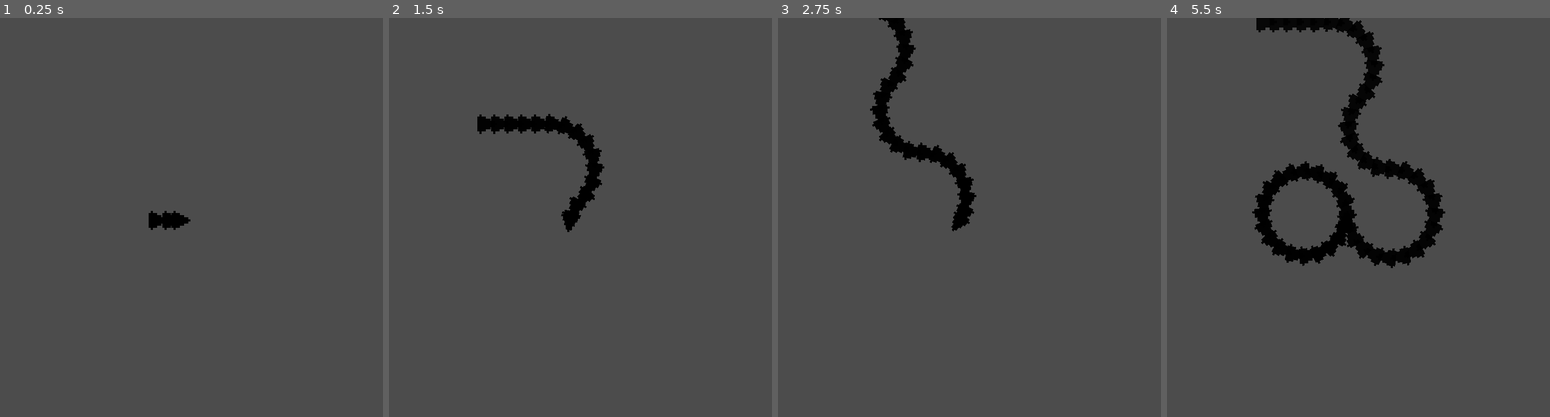
Above: before the commit, frames 1-4 (left to right).
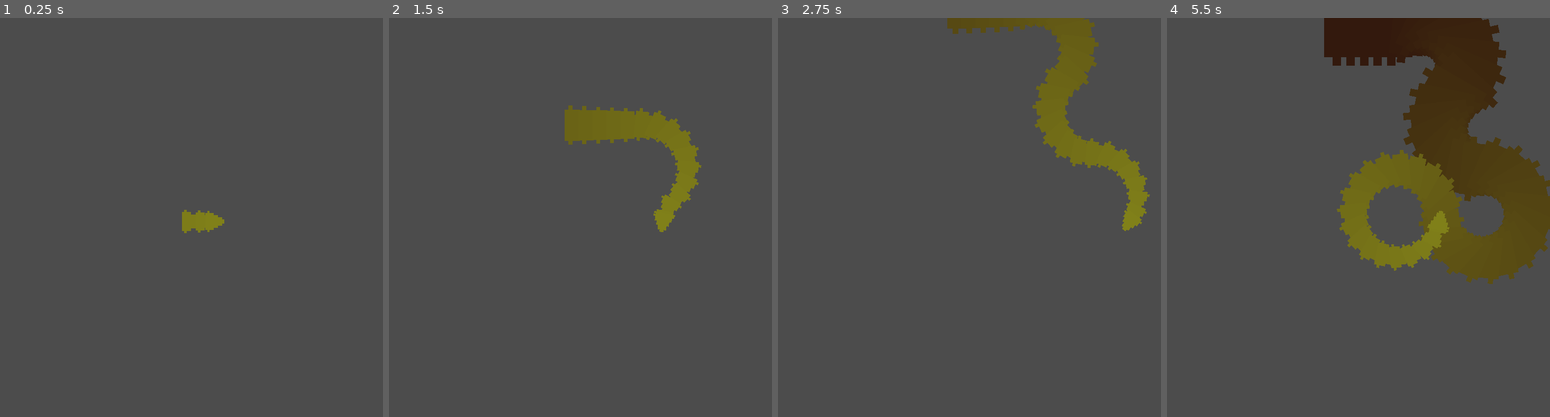
Above: after the commit, the same moments.

Repository: mark-chimes/rootsnake
Game: Godot game, scene res://main.tscn
The game is run twice, just before and just after one commit, with the same random seed, the same clock (stepped at 60 frames per second) and the same inputs.
Inputs:
- Up to frame 1 (0.25 s): no input
- Up to frame 2 (1.5 s): hold Right (right) 0.53-1.28 s; hold Left (left) from 1.28 s (still down)
- Up to frame 3 (2.75 s): release Left (left) at 2.03 s; hold Right (right) from 2.03 s (still down)
- Up to frame 4 (5.5 s): release Right (right) at 3.53 s; hold Left (left) from 3.53 s (still down)

The runs differ from the first frame. In frame 1, 0.8% of the frame differs, in the area x 38-59%, y 48-54%; in frame 2, 5.1%; in frame 3, 7.9%; in frame 4, 25%, in the area x 22-100%, y 0-67%.

Commit message:
Root color changes with time

Diff:
--- /dev/null
+++ b/CameraControl.gd
@@ -0,0 +1,5 @@
+extends Node2D
+
+
+func _process(delta):
+	position.y = get_parent().get_node("snakehead").position.y
--- a/main.tscn
+++ b/main.tscn
@@ -1,10 +1,11 @@
-[gd_scene load_steps=6 format=2]
+[gd_scene load_steps=7 format=2]
 
 [ext_resource path="res://snakehead.gd" type="Script" id=1]
-[ext_resource path="res://sprites/triangle.png" type="Texture" id=2]
+[ext_resource path="res://sprites/white_triangle.png" type="Texture" id=2]
 [ext_resource path="res://sprites/box.png" type="Texture" id=3]
 [ext_resource path="res://sprites/box_small.png" type="Texture" id=4]
 [ext_resource path="res://trail.gd" type="Script" id=5]
+[ext_resource path="res://CameraControl.gd" type="Script" id=6]
 
 [node name="main" type="Node2D"]
 
@@ -15,11 +16,8 @@
 script = ExtResource( 1 )
 
 [node name="Sprite" type="Sprite" parent="snakehead"]
+modulate = Color( 0.501961, 0.501961, 0.0980392, 1 )
 texture = ExtResource( 2 )
-
-[node name="Camera2D" type="Camera2D" parent="snakehead"]
-current = true
-zoom = Vector2( 0.25, 0.25 )
 
 [node name="background" type="Node2D" parent="."]
 
@@ -39,3 +37,10 @@
 centered = false
 region_enabled = true
 region_rect = Rect2( 0, 0, 192, 192 )
+
+[node name="CameraControl" type="Node2D" parent="."]
+script = ExtResource( 6 )
+
+[node name="Camera2D" type="Camera2D" parent="CameraControl"]
+current = true
+zoom = Vector2( 0.25, 0.25 )
--- a/snakehead.gd
+++ b/snakehead.gd
@@ -32,7 +32,7 @@
 	elif angle < 0:
 		angle += 360
 
-	$Sprite.rotation_degrees = angle
+	rotation_degrees = angle
 
 func _physics_process(delta):
 	position += Vector2(1, 0).rotated(deg2rad(angle)) * VEL * delta
--- a/trail.gd
+++ b/trail.gd
@@ -18,5 +18,5 @@
 	var snakehead = get_parent().get_node("snakehead")
 	var trail_piece = trail_piece_res.instance()
 	trail_piece.position = snakehead.position
-	trail_piece.rotation_degrees = snakehead.get_node("Sprite").rotation_degrees
+	trail_piece.rotation_degrees = snakehead.rotation_degrees
 	add_child(trail_piece)
--- a/trailpiece.gd
+++ b/trailpiece.gd
@@ -5,8 +5,8 @@
 var countdown = LIFETIME
 
 var growth_time = 0.0
-const GROWTH_TIME = 10.0
-const GROWTH_ADD = 1.0
+const GROWTH_TIME = 5.0
+const GROWTH_ADD = 3.0
 
 # Called when the node enters the scene tree for the first time.
 func _ready():
@@ -22,6 +22,11 @@
 	else:
 		growth_time = GROWTH_TIME
 
-	var size = 1.0 + GROWTH_ADD * growth_time/LIFETIME
+	var growth_factor =  growth_time/GROWTH_TIME
+	var size = 1.0 + GROWTH_ADD * growth_factor
 	$Sprite.scale = Vector2(size,size)
-	$Sprite.modulate = Color(1,1,1,countdown / LIFETIME)
+
+	var start_color = Color(0.5,0.5,0.1)
+	var end_color = Color(0.2,0.1,0.05)
+
+	$Sprite.modulate = start_color.linear_interpolate(end_color, growth_factor)
--- a/trailpiece.tscn
+++ b/trailpiece.tscn
@@ -1,6 +1,6 @@
 [gd_scene load_steps=3 format=2]
 
-[ext_resource path="res://sprites/triangle.png" type="Texture" id=1]
+[ext_resource path="res://sprites/white_triangle.png" type="Texture" id=1]
 [ext_resource path="res://trailpiece.gd" type="Script" id=2]
 
 [node name="trailpiece" type="Node2D"]
Binary file added: sprites/white_triangle.png
Not shown, added: sprites/white_triangle.png.import
